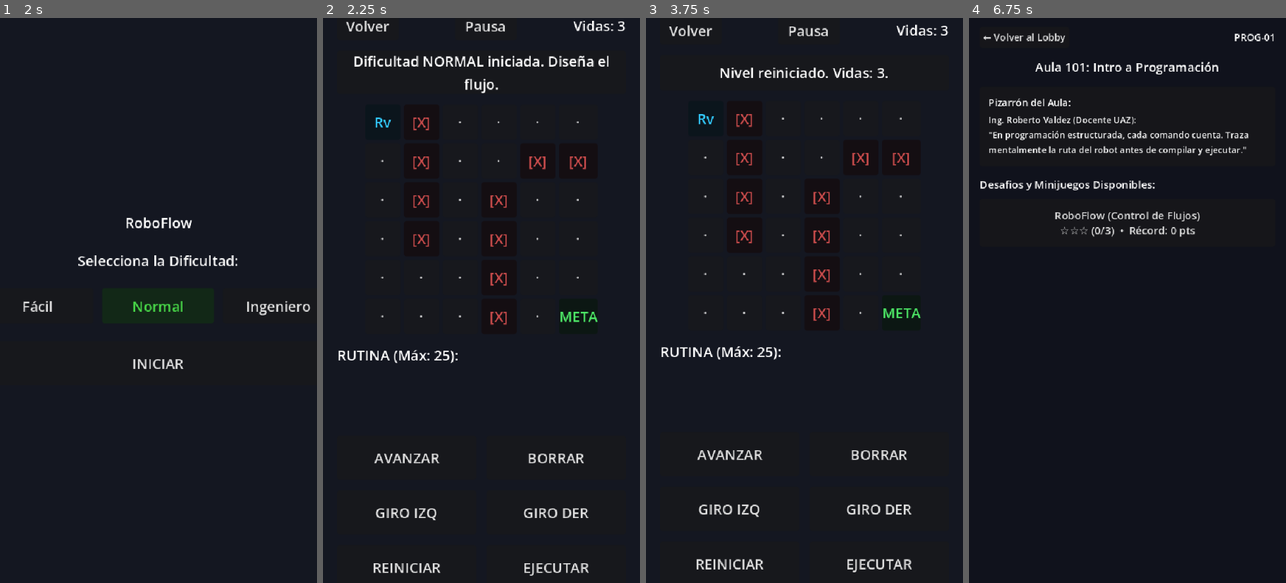
Above: before the commit, frames 1-4 (left to right).
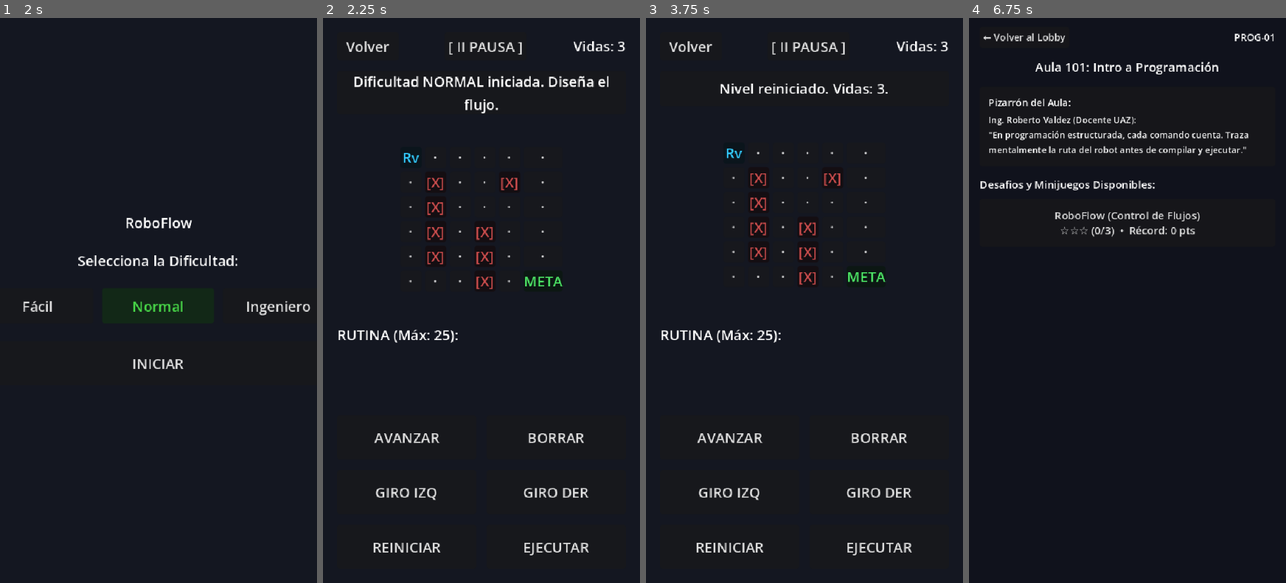
Above: after the commit, the same moments.

Repository: Bijou91/Morelosoft-International-Solutions
Game: Godot game, scene res://scenes/minigames/programacion/roboflow/RoboFlow.tscn
Two runs of this game, one before a commit and one after it. Both use one fixed random seed, a clock stepped at 60 frames per second and the inputs below. This scene is started directly instead of the project's main scene.
Inputs:
- Up to frame 1 (2 s): click "Normal" at 0.5 s; click "Normal" at 1.25 s
- Up to frame 2 (2.25 s): click "INICIAR" at 2 s
- Up to frame 3 (3.75 s): click "Pausa" (after the commit: "[ II PAUSA ]") at 2.75 s; click "Reiniciar Nivel" at 3.5 s
- Up to frame 4 (6.75 s): click "REINICIAR" at 4.25 s; click "REINICIAR" at 5 s; click "REINICIAR" at 5.75 s; click "Volver" at 6.5 s

Frame 1 is identical in both runs. In frame 2, 7.3% of the frame differs, in the area x 4-96%, y 0-99%; in frame 3, 6.4%; in frame 4, nothing differs.

Commit message:
fix(roboflow): Corregir lógica de laberintos irresolubles, evitar desbordamiento en niveles 7x7 y hacer explícito el botón de pausa

Diff:
--- a/pixeling/scenes/minigames/programacion/roboflow/RoboFlow.gd
+++ b/pixeling/scenes/minigames/programacion/roboflow/RoboFlow.gd
@@ -136,10 +136,10 @@
 			current_lives = 3
 			start_pos = Vector2i(0, 0)
 			goal_pos = Vector2i(5, 5)
+			# Ruta en 'S' garantizada: (0,0)->(0,5)->(2,5)->(2,2)->(5,2)->(5,5)
 			obstacles = [
-				Vector2i(1, 0), Vector2i(1, 1), Vector2i(1, 2), Vector2i(1, 3),
-				Vector2i(3, 2), Vector2i(3, 3), Vector2i(3, 4), Vector2i(3, 5),
-				Vector2i(4, 1), Vector2i(5, 1)
+				Vector2i(1, 1), Vector2i(1, 2), Vector2i(1, 3), Vector2i(1, 4),
+				Vector2i(3, 3), Vector2i(3, 4), Vector2i(3, 5), Vector2i(4, 1)
 			]
 		"INGENIERO":
 			grid_cols = 7
@@ -149,11 +149,13 @@
 			current_lives = 1
 			start_pos = Vector2i(0, 0)
 			goal_pos = Vector2i(6, 6)
+			# Ruta serpiente estricta
 			obstacles = [
-				Vector2i(0, 2), Vector2i(1, 2), Vector2i(2, 2), Vector2i(4, 0),
-				Vector2i(4, 1), Vector2i(4, 2), Vector2i(4, 3), Vector2i(2, 4),
-				Vector2i(3, 4), Vector2i(4, 4), Vector2i(5, 4), Vector2i(1, 6),
-				Vector2i(2, 6), Vector2i(6, 2)
+				Vector2i(0, 1), Vector2i(1, 1), Vector2i(2, 1), Vector2i(3, 1),
+				Vector2i(5, 0), Vector2i(6, 0), Vector2i(6, 1), Vector2i(6, 2), Vector2i(5, 2),
+				Vector2i(0, 2), Vector2i(0, 3),
+				Vector2i(2, 3), Vector2i(3, 3), Vector2i(4, 3),
+				Vector2i(1, 5), Vector2i(2, 5), Vector2i(3, 5), Vector2i(4, 5), Vector2i(5, 5)
 			]
 
 	instructions.clear()
@@ -188,7 +190,7 @@
 	for y in range(grid_rows):
 		for x in range(grid_cols):
 			var cell := PanelContainer.new()
-			cell.custom_minimum_size = Vector2(40, 40)
+			cell.custom_minimum_size = Vector2(24, 24)
 			cell.size_flags_horizontal = Control.SIZE_EXPAND_FILL
 
 			var lbl := Label.new()
--- a/pixeling/scenes/minigames/programacion/roboflow/RoboFlow.tscn
+++ b/pixeling/scenes/minigames/programacion/roboflow/RoboFlow.tscn
@@ -118,9 +118,9 @@
 size_flags_horizontal = 3
 
 [node name="BtnPause" type="Button" parent="ScreenGame/Margin/VBox/TopHUD"]
-custom_minimum_size = Vector2(70, 32)
-layout_mode = 2
-text = "Pausa"
+custom_minimum_size = Vector2(80, 32)
+layout_mode = 2
+text = "[ II PAUSA ]"
 
 [node name="Spacer2" type="Control" parent="ScreenGame/Margin/VBox/TopHUD"]
 layout_mode = 2
